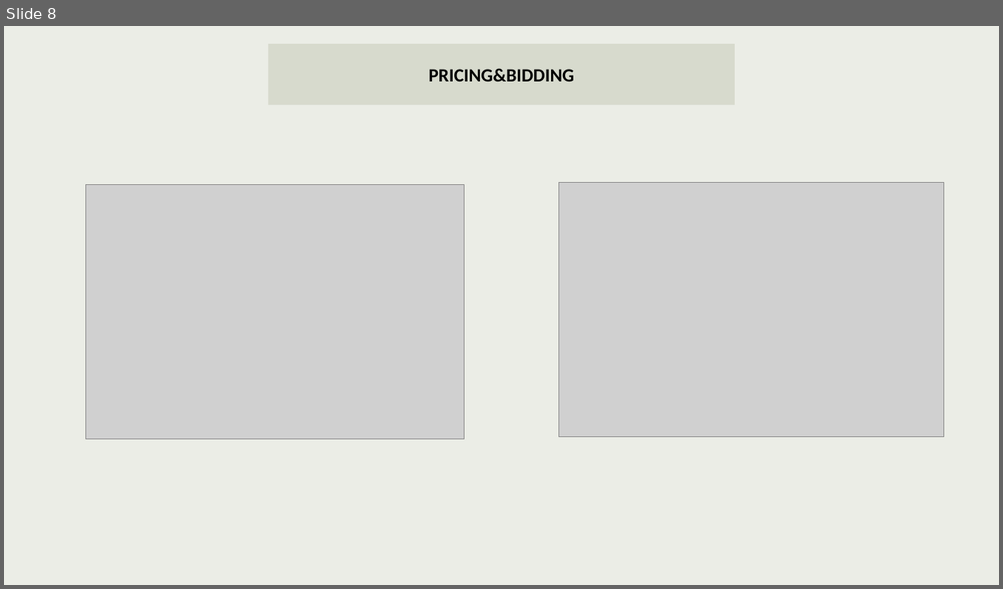
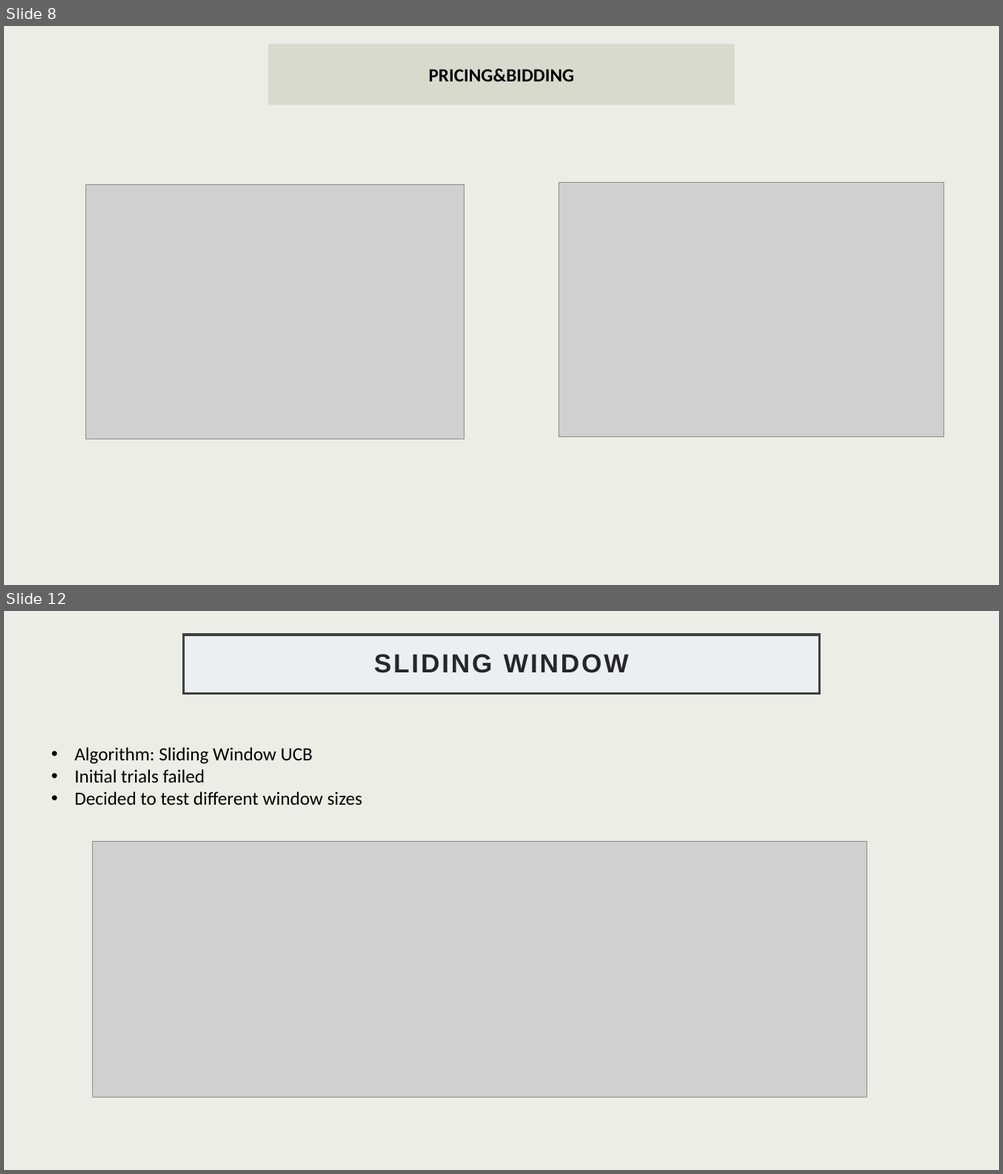
Before and after one commit to GabriFarace/OLA-project, a slide deck: SLIDES.pptx. Shown one above the other, each under a label of ours: slide 8 before the commit, slides 8 and 12 after it; the slides between them are not shown. The pictures are 1003x589 and 1003x1174 pixels, drawn with LibreOffice and Linux fonts; fonts in the diff are those of the drawing; grey boxes stand for pictures. Boxes give left, top, right and bottom in pixels: in the first picture for what was removed or moved away, otherwise in the second. Text is boxed around its words. In the diff, an @@ line names an element or a change of style, - is before the commit and + after.

```diff
--- a/SLIDES.pptx
+++ b/SLIDES.pptx
@@ slide 12 added at (x1=4, y1=611, x2=999, y2=1170), background #EBEDE6 @@
@@ title added at (x1=183, y1=635, x2=819, y2=694), fill #EBEFF0, outline #404040 2.5 pt, 25.2 pt, text #262626, bold @@
+SLIDING WINDOW
@@ text added at (x1=74, y1=747, x2=362, y2=805), 18 pt, text #000000 @@
+• Algorithm: Sliding Window UCB
+• Initial trials failed
+• Decided to test different window sizes
@@ picture added at (x1=93, y1=842, x2=867, y2=1097) @@
```
Also in this commit, not shown: 8 other slides added, 2 other files.
